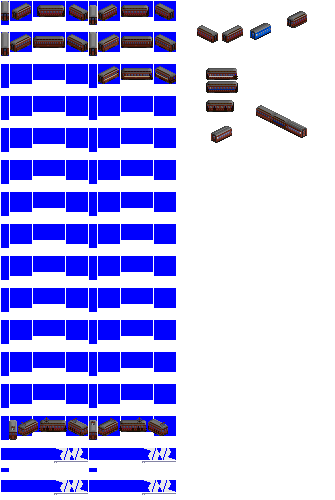
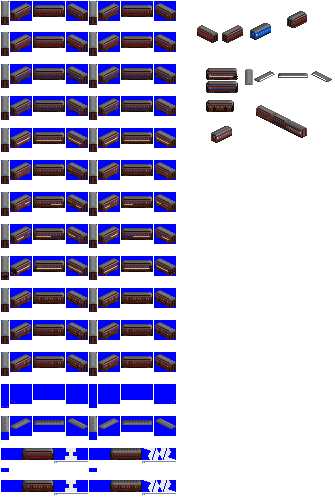
Layered file, before and after one edit (335px x 500px). Changes by layer:
renamed "20m steel green" to "stripes", showed it, moved it above "end wagons", painted on it over [1, 1, 307, 440]
showed "roofs", painted on it over [1, 1, 332, 485]
painted on "20m steel" over [1, 1, 176, 492]
